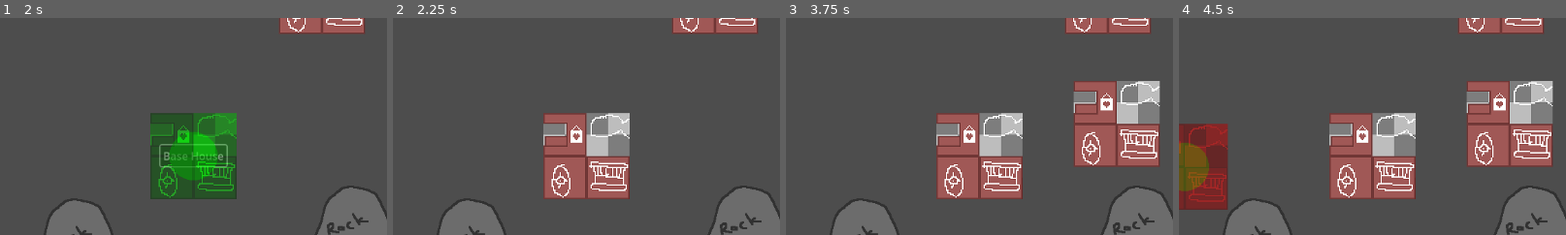
Above: before the commit, frames 1-4 (left to right).
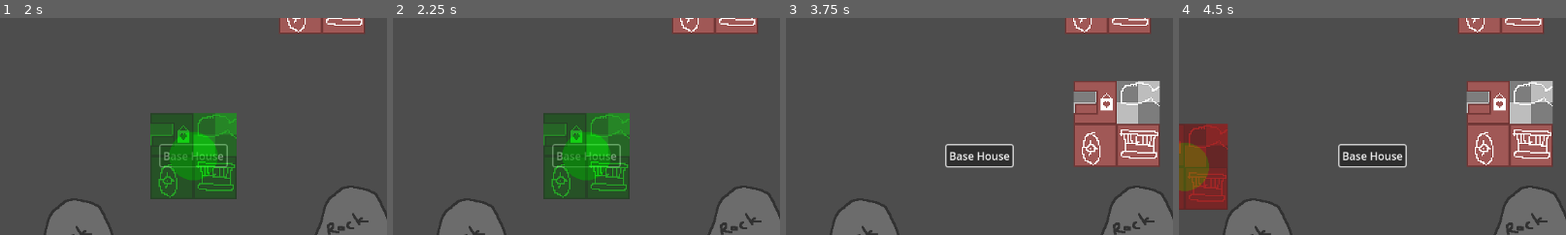
Above: after the commit, the same moments.

Repository: Glue-N-Wrench/built-for-scales
Game: Godot game, scene res://PlayableScenes/MainMenu.tscn
The game is run twice, just before and just after one commit, with the same random seed, the same clock (stepped at 60 frames per second) and the same inputs. The engine's default icon, where the game draws it, is replaced by a stand-in: a white triangle on a blue panel in a dark square.
Inputs (mouse positions are % of the whole screen's width and height, from its top left):
- Up to frame 1 (2 s): click "Start" at 0.5 s; click "Base House" at 1.25 s
- Up to frame 2 (2.25 s): click "Base House" at 2 s
- Up to frame 3 (3.75 s): click "Base House" at 2.75 s; tap Enter at 3.5 s; move the mouse to (72, 45) at 3.52 s; click (72, 45) at 3.67 s
- Up to frame 4 (4.5 s): tap Space at 4.25 s; move the mouse to (30, 55) at 4.27 s; click (30, 55) at 4.42 s
The pictures show only the part of the screen within x 29-79%, y 21-71%; the shares and areas given below are measured in that part.

Frame 1 is identical in both runs. In frame 2, 8.9% of the frame differs, in the area x 38-62%, y 43-84%; in frame 3, 8.8%; in frame 4, 8.8%.

Commit message:
prevented buildings from being put under UI elements

Diff:
--- a/PlayableScenes/PlacementController.gd
+++ b/PlayableScenes/PlacementController.gd
@@ -14,7 +14,7 @@
 	selectedObject = Houses[selection].instantiate()
 	add_child(selectedObject)
 
-func _input(event):
+func _unhandled_input(event):
 	# Mouse in viewport coordinates.
 	if selectedObject != null:
 		if event is InputEventMouseButton and validPlace == true:
